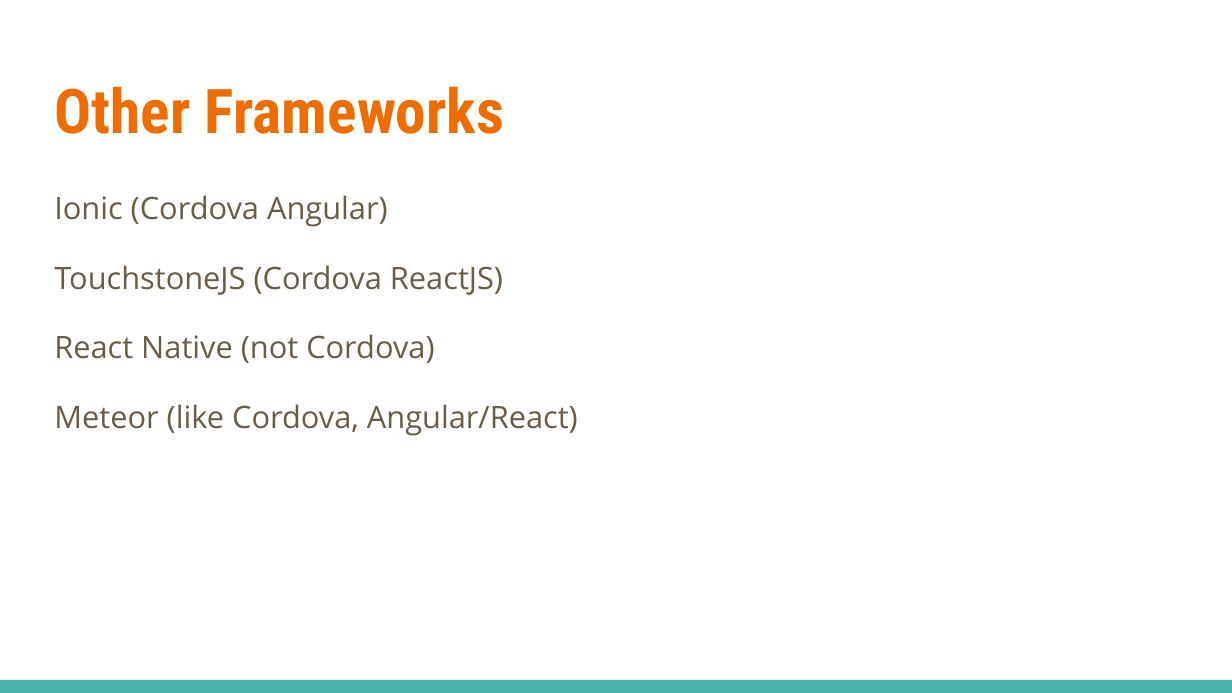
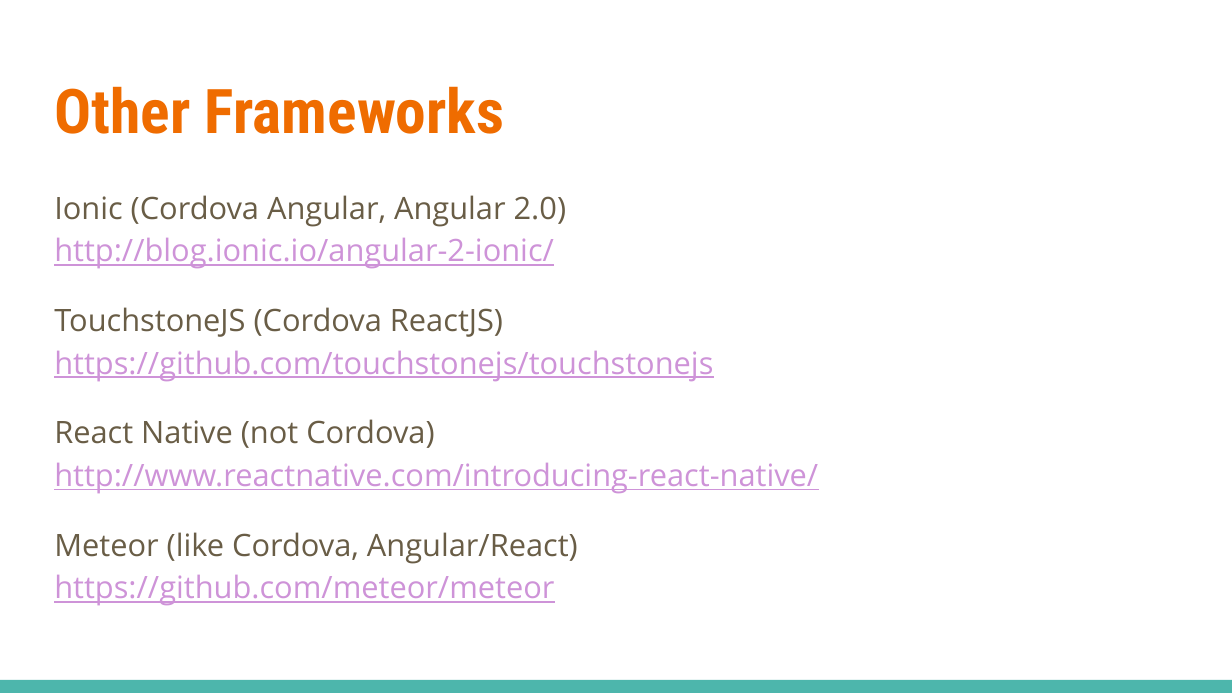
Before and after one commit to rlloyd2001/reapp-presentation, a slide deck: slide 5 of Reapp Overview.pptx. Drawn at 1232x693 pixels with LibreOffice and Linux fonts; fonts in the diff are those of the drawing. Boxes give left, top, right and bottom in pixels: in the first picture for what was removed or moved away, otherwise in the second. Text is boxed around its words. In the diff, an @@ line names an element or a change of style, - is before the commit and + after.

```diff
--- a/Reapp Overview.pptx
+++ b/Reapp Overview.pptx
@@ text at box(54, 195, 818, 606): text changed; text colour #695D46 to #CE93D8 @@
-Ionic (Cordova Angular)
-TouchstoneJS (Cordova ReactJS)
-React Native (not Cordova)
-Meteor (like Cordova, Angular/React)
+Ionic (Cordova Angular, Angular 2.0) http://blog.ionic.io/angular-2-ionic/
+TouchstoneJS (Cordova ReactJS) https://github.com/touchstonejs/touchstonejs
+React Native (not Cordova) http://www.reactnative.com/introducing-react-native/
+Meteor (like Cordova, Angular/React) https://github.com/meteor/meteor
```
Also in this commit, not shown: 3 other slides changed.
